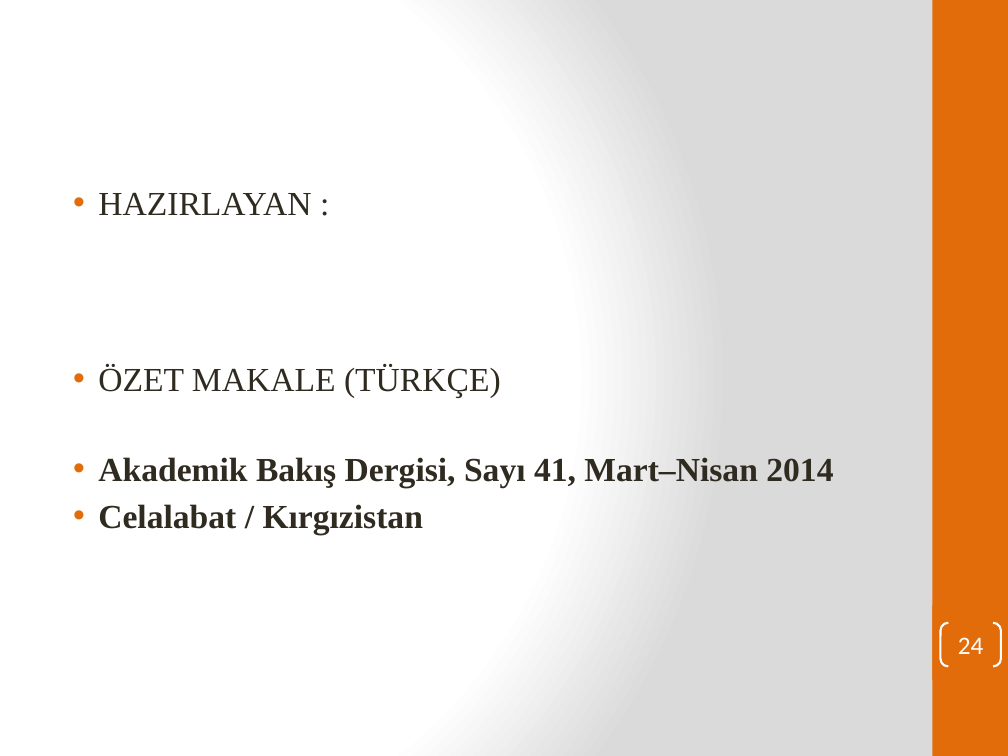
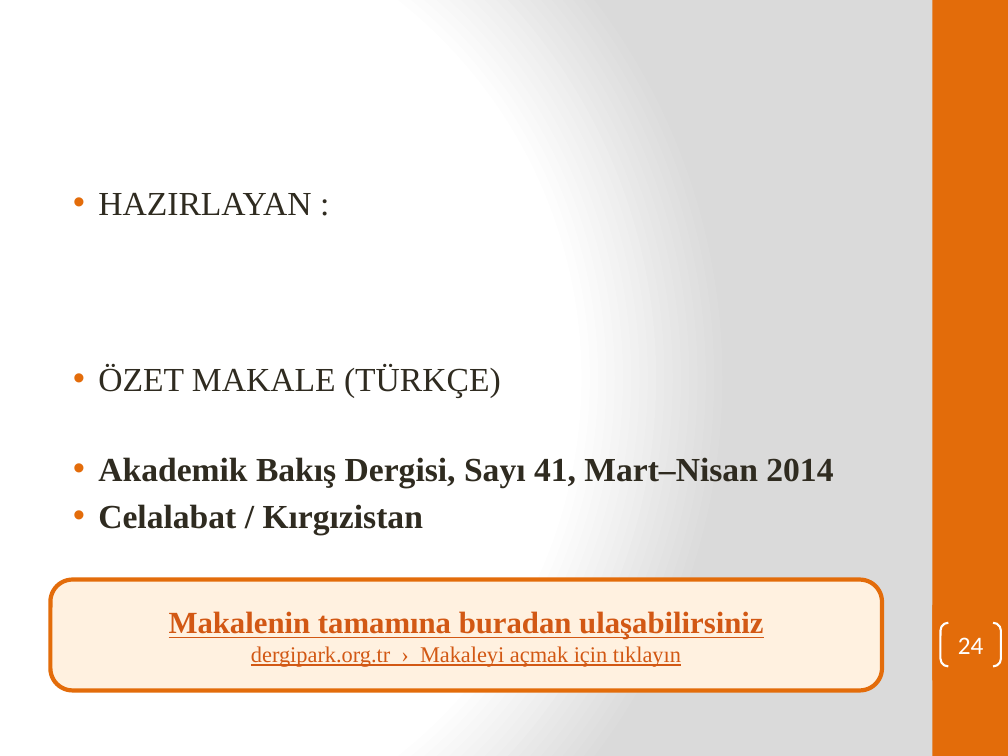
Before and after one commit to edipsahin20-tech/sahinerp, a slide deck: slide 24 of Makale1_Dinledigini_Anlama_Ozet.pptx. Drawn at 1008x756 pixels with LibreOffice and Linux fonts; fonts in the diff are those of the drawing. Boxes give left, top, right and bottom in pixels: in the first picture for what was removed or moved away, otherwise in the second. Text is boxed around its words. In the diff, an @@ line names an element or a change of style, - is before the commit and + after.

```diff
--- a/Makale1_Dinledigini_Anlama_Ozet.pptx
+++ b/Makale1_Dinledigini_Anlama_Ozet.pptx
@@ rounded rectangle added at [50,580,882,690], fill #FFF1E0, outline #E36C0A 3 pt, 16 pt, text #D25814, underline @@
+Makalenin tamamına buradan ulaşabilirsiniz
+dergipark.org.tr › Makaleyi açmak için tıklayın
```
